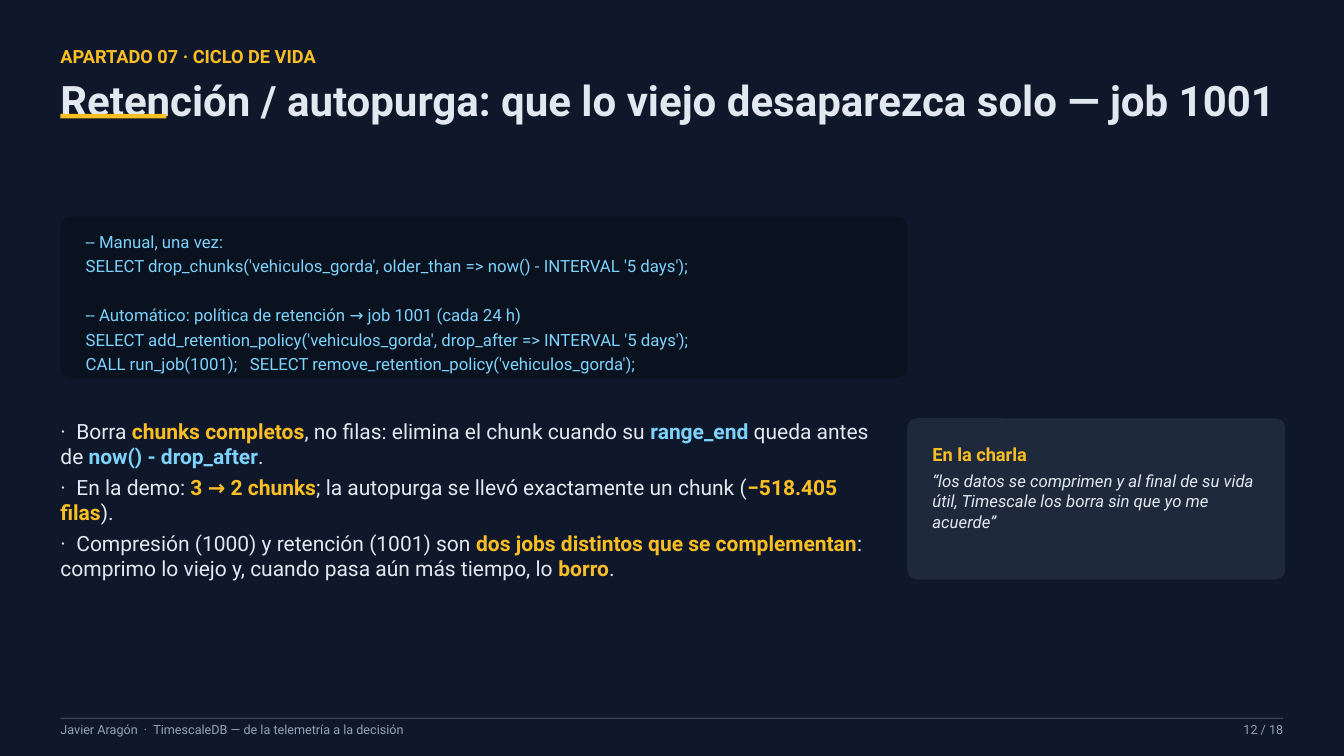
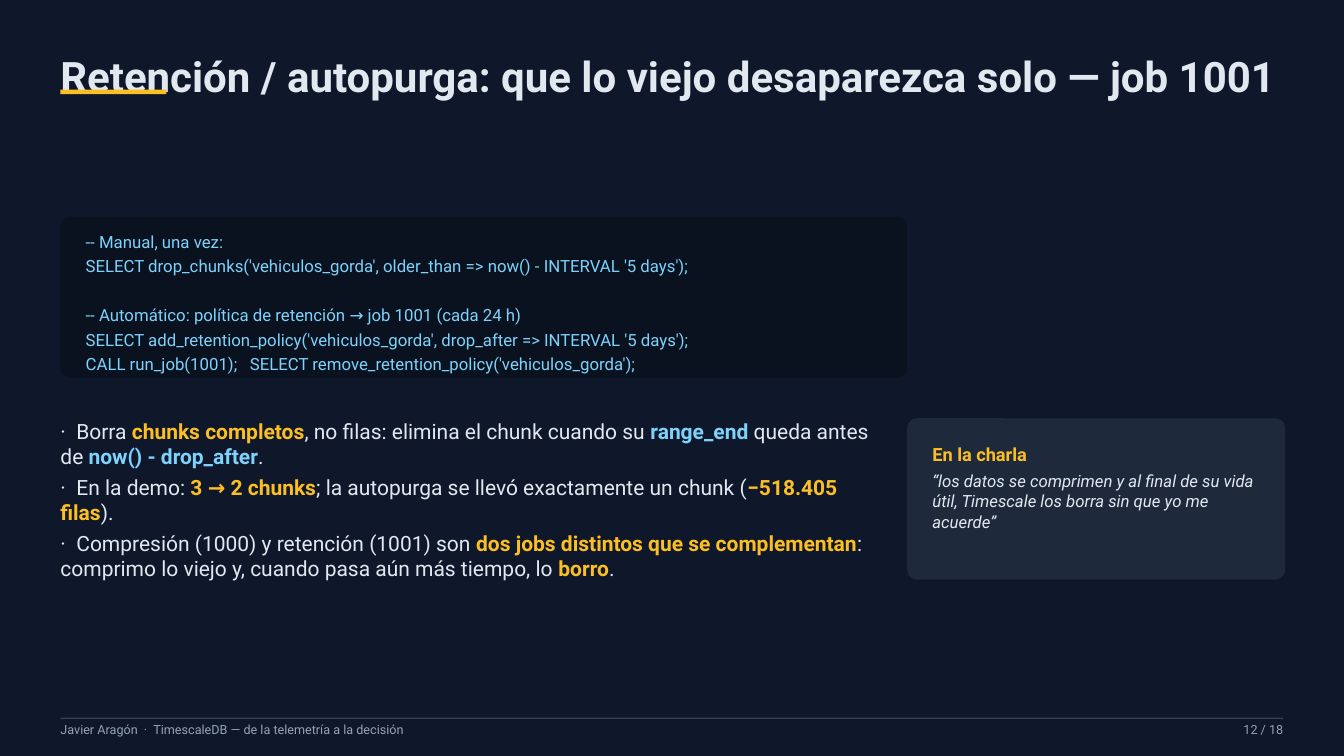
Before and after one commit to xavipuerto/autometrics-demo, a slide deck: slide 12 of presentacion/TimescaleDB-PPT-Javier.pptx. Drawn at 1344x756 pixels with LibreOffice and Linux fonts; fonts in the diff are those of the drawing. Boxes give left, top, right and bottom in pixels: in the first picture for what was removed or moved away, otherwise in the second. Text is boxed around its words. In the diff, an @@ line names an element or a change of style, - is before the commit and + after.

```diff
--- a/presentacion/TimescaleDB-PPT-Javier.pptx
+++ b/presentacion/TimescaleDB-PPT-Javier.pptx
@@ text "Retención / autopurga: que lo ...": place and size @@
-text "Retención / autopurga: que lo ..." at box(60, 84, 1275, 125)
+text "Retención / autopurga: que lo ..." at box(60, 60, 1275, 101)
@@ text removed at box(60, 50, 316, 63) @@
-APARTADO 07 · CICLO DE VIDA
@@ rectangle: place and size @@
-rectangle at box(60, 114, 166, 118)
+rectangle at box(60, 90, 166, 94)
```
Also in this commit, not shown: 14 other slides changed, 1 slide added, 1 slide removed, 2 other files.
